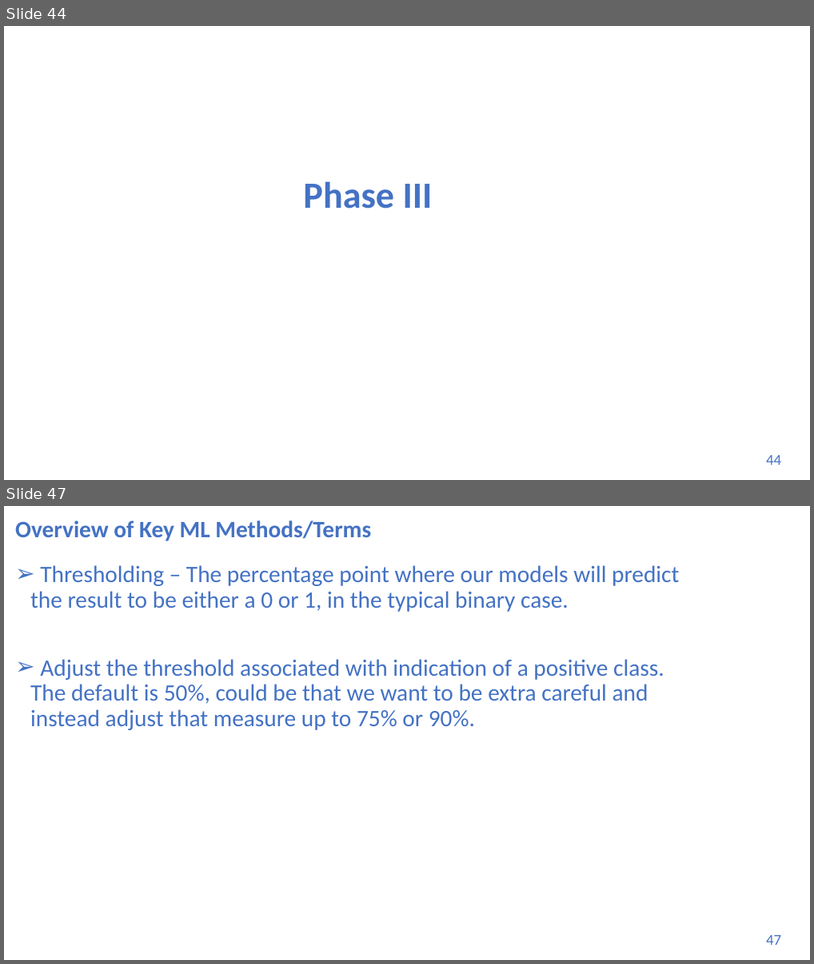
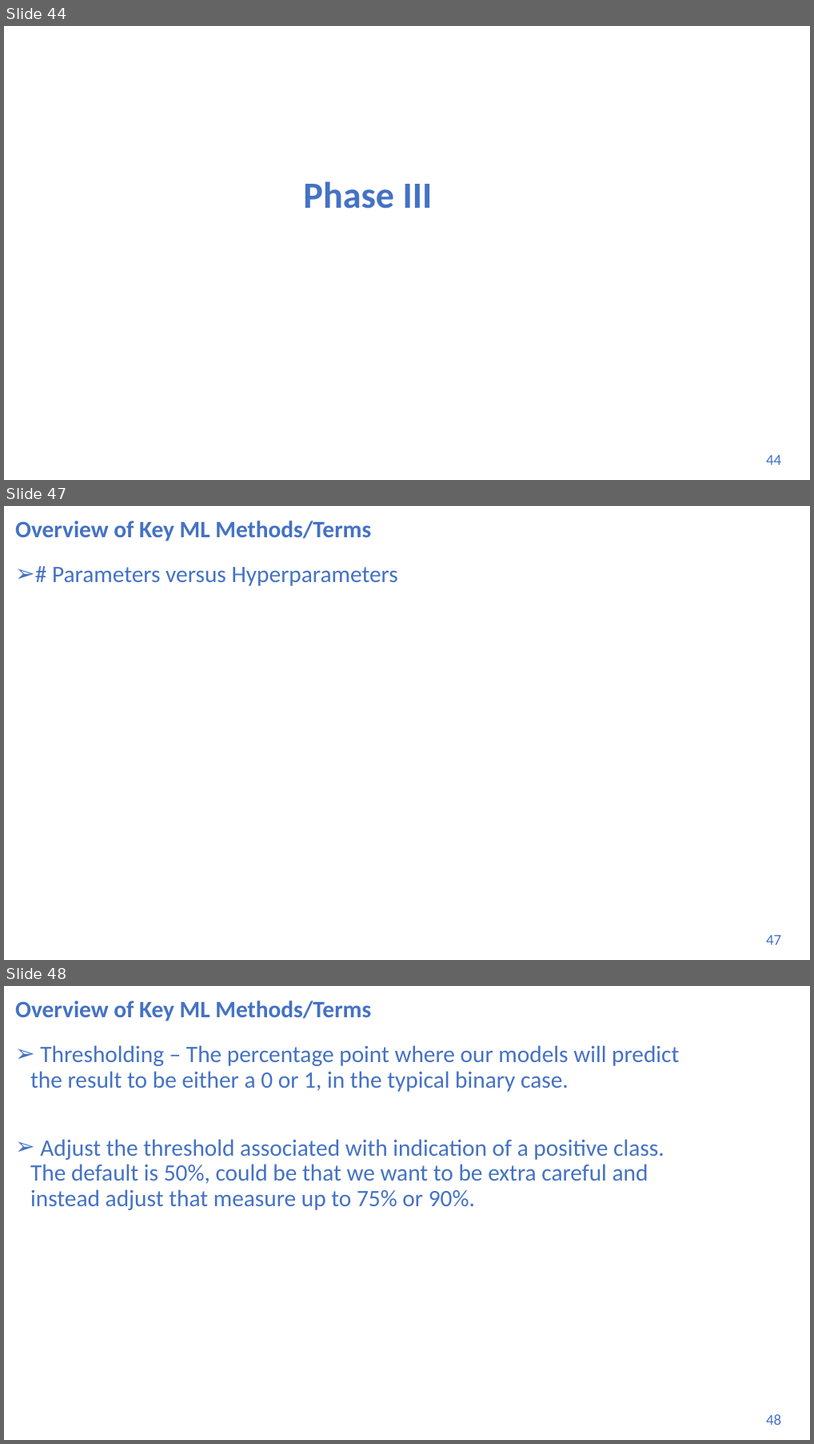
Before and after one commit to stefregalia/DS-3021, a slide deck: 05_ML_Concepts_II_Data_Prep/machine_learning_bootcamp.pptx. Shown one above the other, each under a label of ours: slides 44 and 47 before the commit, slides 44, 47 and 48 after it; the slides between them are not shown. The pictures are 814x964 and 814x1444 pixels, drawn with LibreOffice and Linux fonts; fonts in the diff are those of the drawing. Boxes give left, top, right and bottom in pixels: in the first picture for what was removed or moved away, otherwise in the second. Text is boxed around its words. In the diff, an @@ line names an element or a change of style, - is before the commit and + after.

```diff
--- a/05_ML_Concepts_II_Data_Prep/machine_learning_bootcamp.pptx
+++ b/05_ML_Concepts_II_Data_Prep/machine_learning_bootcamp.pptx
@@ slide 47 added at box(4, 506, 810, 960), background #FFFFFF @@
@@ title added at box(15, 520, 371, 541), 28 pt, text #4472C4, bold @@
+Overview of Key ML Methods/Terms
@@ text added at box(52, 567, 398, 586), 28 pt, text #4472C4 @@
+➢ # Parameters versus Hyperparameters
@@ page number added at box(766, 935, 782, 944), 18 pt, text #4472C4 @@
+47
@@ what was slide 47 is now slide 48 @@
@@ page number at box(766, 1414, 782, 1424): text changed @@
-47
+48
```
Also in this commit, not shown: 3 slides changed, 1 other slide added, 50 other files.
